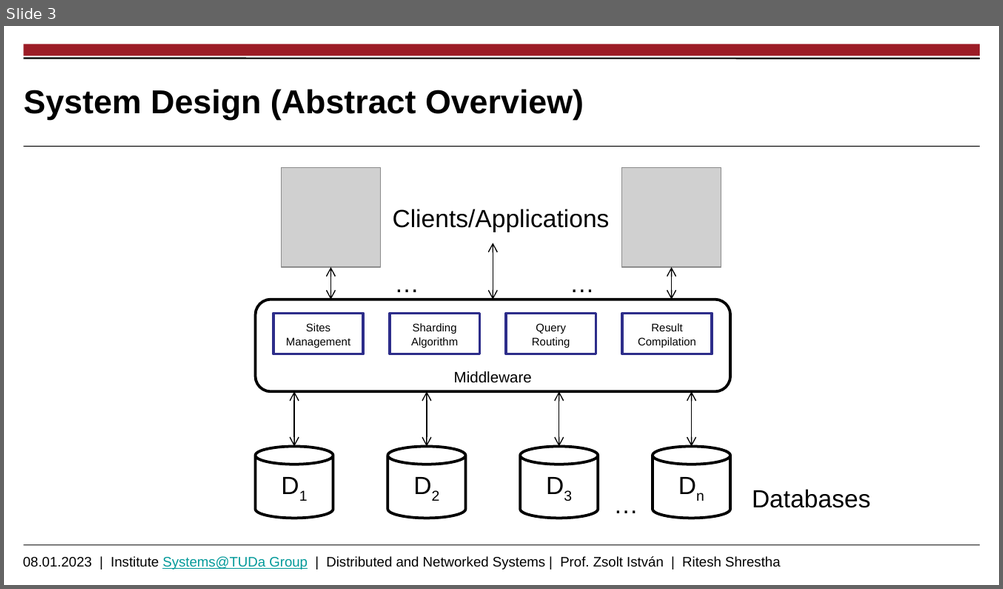
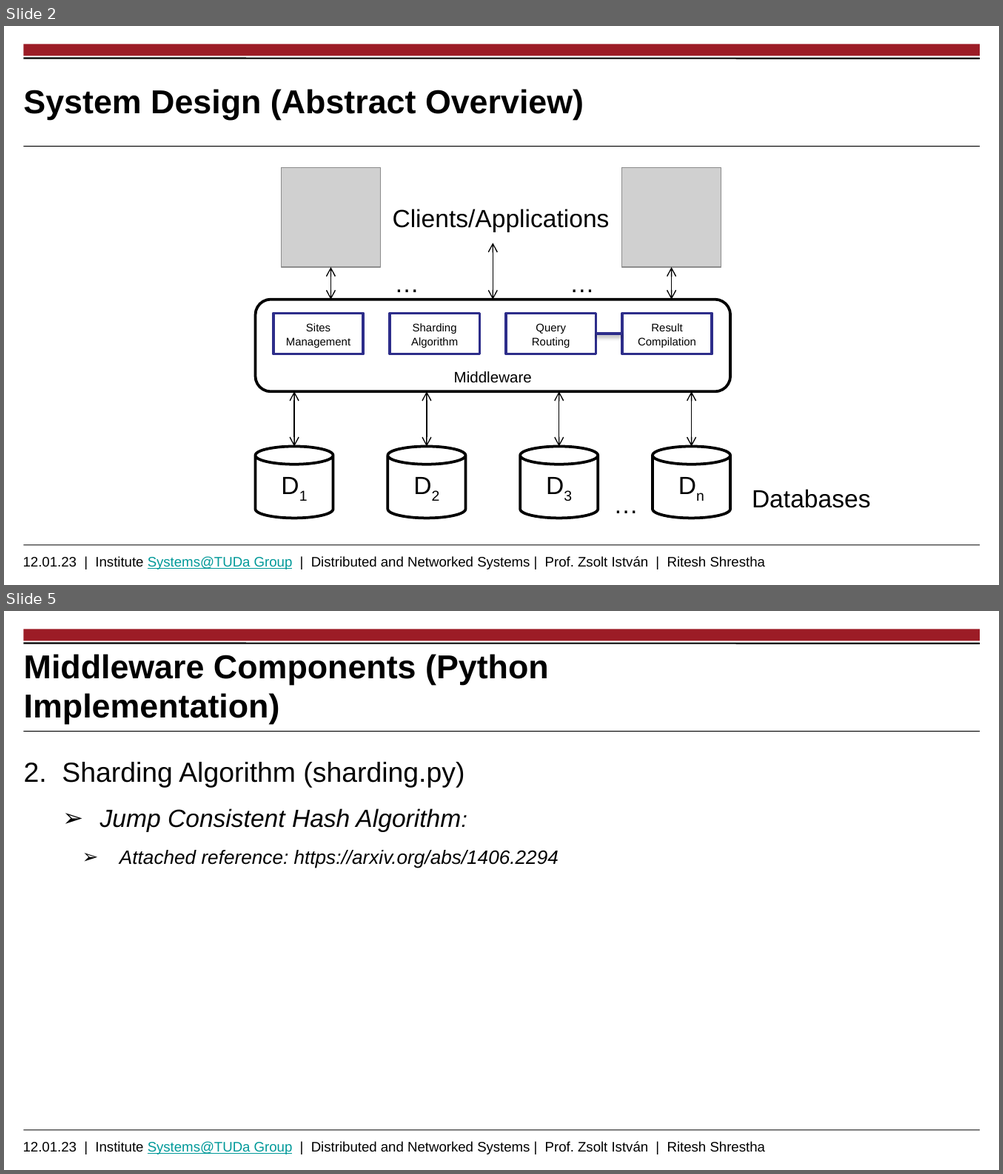
Before and after one commit to riteshCodes/sharded-distributed-databases, a slide deck: Documentation/Thesis_Presentation_Shrestha_Ritesh.pptx. Shown one above the other, each under a label of ours: slide 3 before the commit, slides 2 and 5 after it; the slides between them are not shown. The pictures are 1003x589 and 1003x1174 pixels, drawn with LibreOffice and Linux fonts; fonts in the diff are those of the drawing; grey boxes stand for pictures; background and template pictures are left out. Boxes give left, top, right and bottom in pixels: in the first picture for what was removed or moved away, otherwise in the second. Text is boxed around its words. In the diff, an @@ line names an element or a change of style, - is before the commit and + after.

```diff
--- a/Documentation/Thesis_Presentation_Shrestha_Ritesh.pptx
+++ b/Documentation/Thesis_Presentation_Shrestha_Ritesh.pptx
@@ slide 5 added at (4, 611, 999, 1170), background #FFFFFF; not listed: 5 template elements that a slide beside it also shows @@
@@ title added at (24, 654, 549, 724), 24 pt, text #000000, bold @@
+Middleware Components (Python Implementation)
@@ text added at (24, 762, 558, 869), 14 pt, text #000000, italic @@
+2. Sharding Algorithm (sharding.py)
+    ➢ Jump Consistent Hash Algorithm:
+      ➢ Attached reference: https://arxiv.org/abs/1406.2294
@@ what was slide 3 is now slide 2 @@
@@ slide 2 changed as well @@
@@ line added from (596, 335) to (622, 335), #2D2D8A 2 pt @@
@@ text at (23, 557, 765, 570): text changed @@
-08.01.2023 | Institute Systems@TUDa Group | Distributed and Networked Systems | Prof. Zsolt István | Ritesh Shrestha
+12.01.23 | Institute Systems@TUDa Group | Distributed and Networked Systems | Prof. Zsolt István | Ritesh Shrestha
```
Also in this commit, not shown: 1 other slide changed, 3 other slides added, 2 slides removed, 3 other files.
